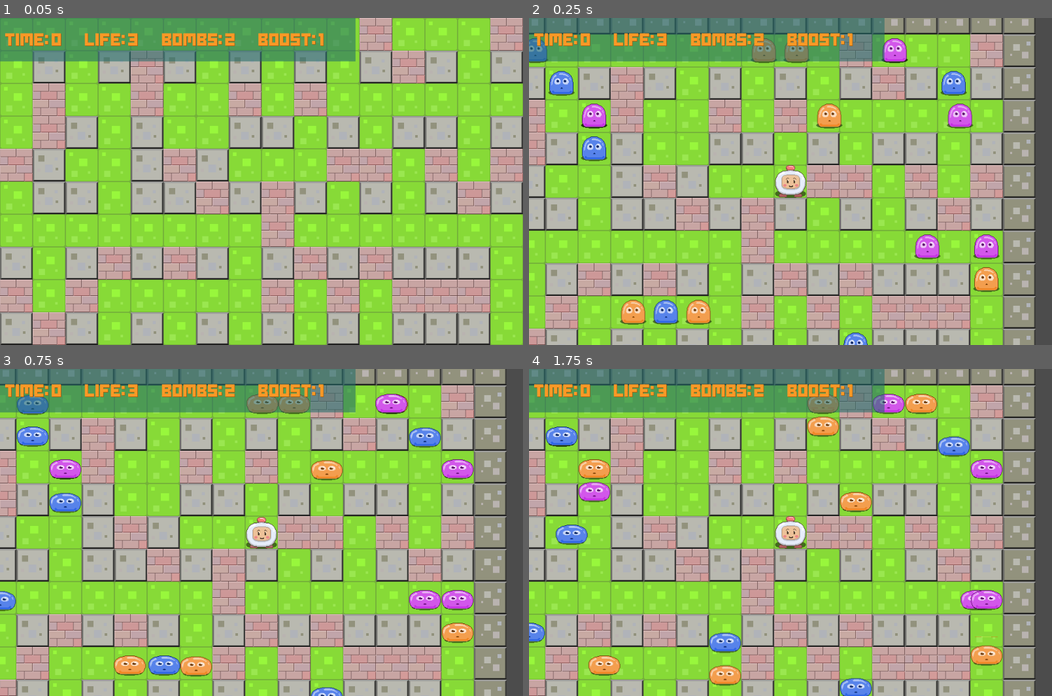
Above: before the commit, frames 1-4 (two rows, left to right).
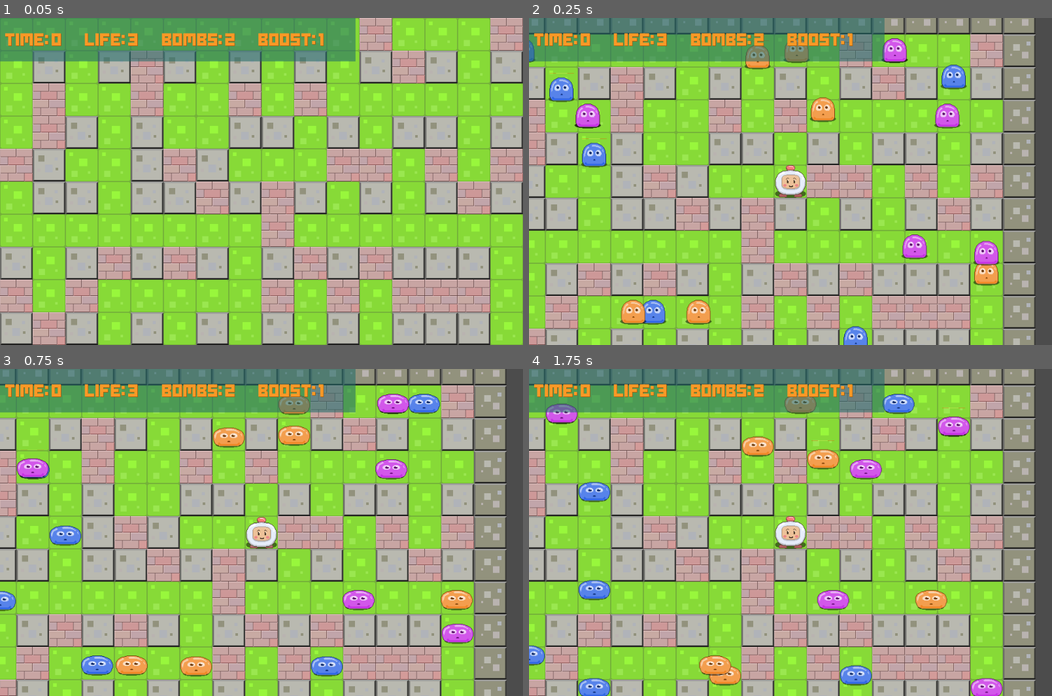
Above: after the commit, the same moments.

Repository: toavinathefirst-lang/bomberman-
Game: Godot game, scene res://map/map0.tscn
The game is run twice, just before and just after one commit, with the same random seed, the same clock (stepped at 60 frames per second) and the same inputs.
Inputs:
- Up to frame 1 (0.05 s): no input
- Up to frame 2 (0.25 s): no input
- Up to frame 3 (0.75 s): tap Enter (ui_accept) at 0.5 s; hold Right (ui_right) from 0.53 s (still down)
- Up to frame 4 (1.75 s): tap Enter (ui_accept) at 0.77, 1.52 s; release Right (ui_right) at 1.28 s; hold Down (ui_down) from 1.28 s (still down)

Frame 1 is identical in both runs. In frame 2, 4.4% of the frame differs, in the area x 0-90%, y 6-100%; in frame 3, 7.3%; in frame 4, 9.5%, in the area x 0-91%, y 7-100%.

Commit message:
amelioration de l IA et du deplacement des ennemis

Diff:
--- a/script/enemy.gd
+++ b/script/enemy.gd
@@ -3,9 +3,14 @@
 
 
 var canMove:bool= true
-var dir:int = 0
+var dirXY:Vector2=Vector2()
+var list:Array=[]
+var oldDir = Vector2()
 onready var tw:Tween=  $tw
+onready var colladerDown:RayCast2D = $RayDown
 onready var colladerRight:RayCast2D = $RayRight
+onready var colladerLeft:RayCast2D = $RayLeft
+onready var colladerUp:RayCast2D = $RayUp
 onready var animator:AnimationPlayer = $animator
 # Called when the node enters the scene tree for the first time.
 func _ready():
@@ -16,39 +21,32 @@
 	pass # Replace with function body.
 # Called every frame. 'delta' is the elapsed time since the previous frame.
 func _process(delta):
+	movement()
 
-	pass
-	var vel = Vector2()
-	if dir==0 && !$RayRight.is_colliding() :
-		vel.x+=1
-
-	elif dir ==1 && !$RayLeft.is_colliding() :
-		vel.x -=1
-
-	elif dir == 2 && !$RayDown.is_colliding() :
-		vel.y +=  1
-
-	elif dir == 3 && !$RayUp.is_colliding():
-		vel.y -=  1
-
-	movement(vel)
-
-func movement(vec):
+func movement():
 	if canMove == true :
+		if (list.size()>0):list.clear()
+		if (!colladerRight.is_colliding()):
+			list.append(Vector2(1,0))
+		if (!colladerLeft.is_colliding()):
+			list.append(Vector2(-1,0))
+		if (!colladerDown.is_colliding()):
+			list.append(Vector2(0,1))
+		if (!colladerUp.is_colliding()):
+			list.append(Vector2(0,-1))
+		if list.size()>1:
+			if(list.has(oldDir)):
+				list.remove(list.find(oldDir))
+		if list.size()>0:
+			dirXY = list[randi()%list.size()]
+			oldDir=dirXY*-1
 		canMove=false
 		var oldpos= position
-		var newpos=Vector2(oldpos.x  + (vec.x*64),oldpos.y + (vec.y*64))
+		var newpos=Vector2(oldpos.x  + (dirXY.x*64),oldpos.y + (dirXY.y*64))
 		tw.interpolate_property(self,"position",oldpos,newpos,0.6,Tween.TRANS_LINEAR,Tween.EASE_IN_OUT)
 		tw.start()
 		yield(tw,"tween_completed")
 		canMove =  true
-		dir=monRandom(4)
-func monRandom(number:int)->int:
-	return randi()%number
-	pass
-
-
-
 
 func _on_hitbox_body_entered(body):
 	queue_free()
